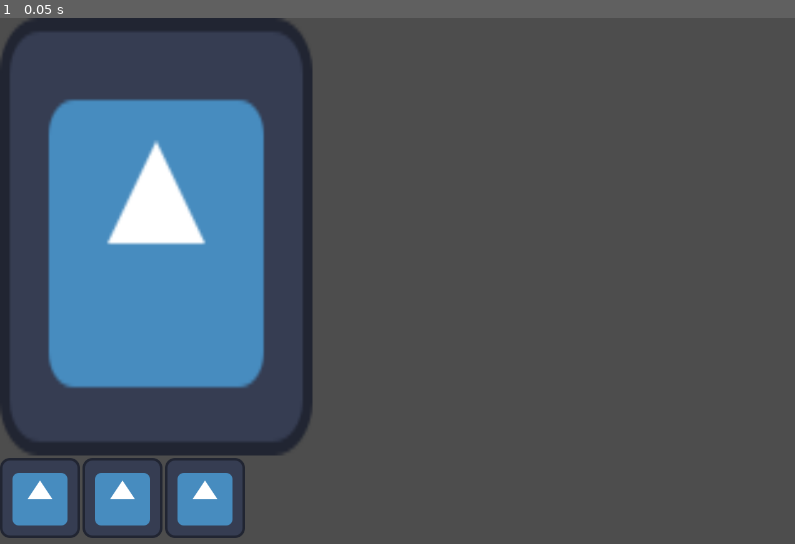
Above: before the commit, frame 1.
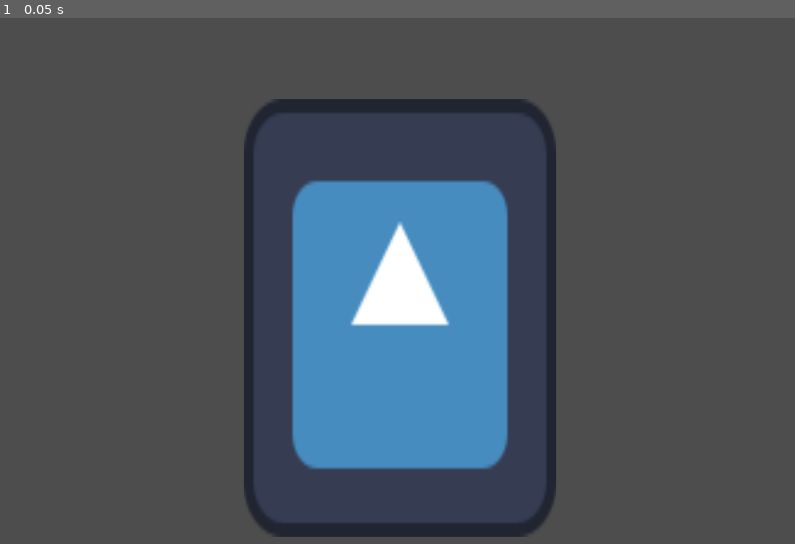
Above: after the commit, the same moment.

Repository: thecaptaincarrot/GMTK2026
Game: Godot game, scene res://scenes/huds/hud_note.tscn
Same seed, same stepped clock (60 frames per second), same inputs: the game is played once before the commit and once after it. This scene is started directly instead of the project's main scene. The engine's default icon, where the game draws it, is replaced by a stand-in: a white triangle on a blue panel in a dark square.
Inputs:
- Up to frame 1 (0.05 s): no input

The runs differ from the first frame. In frame 1, 39% of the frame differs, in the area x 0-70%, y 0-99%.
Error before the commit: Invalid access to property or key 'pages' on a base object of type 'Nil'. (res://scenes/huds/hud_note.gd:30)
Error after the commit: Out of bounds get index '0' (on base: 'Array[Texture2D]') (res://scenes/huds/hud_note.gd:35)

Commit message:
Better Note Rendering
The only data we need to send is a Texture2D array, there's no reason to  make a  whole class about it

Diff:
--- a/scenes/game_world/rooms/TestRoom.tscn
+++ b/scenes/game_world/rooms/TestRoom.tscn
@@ -5,9 +5,7 @@
 [ext_resource type="PackedScene" uid="uid://b1rw18yn7vlo7" path="res://scenes/game_world/player_position_option.tscn" id="2_rwkeo"]
 [ext_resource type="Texture2D" uid="uid://4dqq2375aaof" path="res://assets/notes/note_1.png" id="3_juoe2"]
 [ext_resource type="PackedScene" uid="uid://cb1p35lrk8d8r" path="res://scenes/common/zoom_in/zoom_in_area.tscn" id="3_kvspk"]
-[ext_resource type="Resource" uid="uid://bq8kfctnn5wsk" path="res://assets/notes/note_example.tres" id="4_vt68a"]
 [ext_resource type="Texture2D" uid="uid://dgg01svgynasy" path="res://assets/notes/note_2.png" id="5_jd215"]
-[ext_resource type="Resource" uid="uid://chu3hj175askp" path="res://assets/notes/note_example_2.tres" id="6_8ikys"]
 
 [sub_resource type="StandardMaterial3D" id="StandardMaterial3D_34ky4"]
 albedo_texture = ExtResource("3_juoe2")
@@ -36,12 +34,12 @@
 [node name="NoteExample" parent="Meshes/Floor/Wall/Wall2" unique_id=527123681 instance=ExtResource("2_hvllm")]
 transform = Transform3D(0.5, 0, 1.6940659e-21, 0, 1, -1.7538934e-22, 0, -2.5055613e-22, 0.7, 1.3820883, 0.22164655, -1.1920929e-07)
 surface_material_override/0 = SubResource("StandardMaterial3D_34ky4")
-note_data = ExtResource("4_vt68a")
+note_pages = Array[Texture2D]([ExtResource("3_juoe2")])
 
 [node name="NoteObject" parent="Meshes/Floor/Wall/Wall2" unique_id=1908685886 instance=ExtResource("2_hvllm")]
 transform = Transform3D(0.5, 0, 1.2705494e-21, 0, 1, -1.7538933e-22, 0, -2.5055613e-22, 0.7, 4.656613e-09, 0.11870813, 0)
 surface_material_override/0 = SubResource("StandardMaterial3D_5vbd4")
-note_data = ExtResource("6_8ikys")
+note_pages = Array[Texture2D]([ExtResource("3_juoe2"), ExtResource("5_jd215")])
 
 [node name="Ceiling" type="CSGBox3D" parent="Meshes/Floor/Wall/Wall2" unique_id=174742736]
 transform = Transform3D(1, 0, 0, 0, -4.371138e-08, 1, 0, -1, -4.371138e-08, 0, 2.5817745, 1.9607041)
--- a/scenes/huds/hud_note.gd
+++ b/scenes/huds/hud_note.gd
@@ -2,24 +2,29 @@
 
 class_name HudNote
 
+@onready var note_display = $NoteControl/NoteDisplay
 
-var _note: NoteData
+@onready var previous_button = $NoteControl/NoteDisplay/NotePrevious
+@onready var next_button = $NoteControl/NoteDisplay/NoteNext
+
+var _note_pages: Array[Texture2D]
 var _current_page: int = 0
 
 func _ready() -> void:
-	_note = Globals.get_active_note()
+	_note_pages = Globals.get_active_note()
 	_current_page = 0
 	render_current_page()
 
 
 func _on_note_next_pressed() -> void:
-	_current_page = min(_note.pages.size() - 1, _current_page + 1)
+	_current_page = min(_note_pages.size() - 1, _current_page + 1)
 	render_current_page()
 
 
 func _on_note_exit_pressed() -> void:
 	# Todo sometimes the previous hud might be a zoomed in HUD instead of an explore HUD?
 	# Need to account for that
+	Input.set_custom_mouse_cursor(Globals.cursor_default_arrow)
 	Globals.hud_controller.set_hud(HudController.HudState.EXPLORE)
 
 func _on_note_previous_pressed() -> void:
@@ -27,4 +32,35 @@
 	render_current_page()
 
 func render_current_page():
-	print("page %s" % _note.pages[_current_page])
+	note_display.texture = _note_pages[_current_page]
+	if _current_page == 0:
+		previous_button.disabled = true
+		previous_button.mouse_filter = Control.MOUSE_FILTER_IGNORE
+	else:
+		previous_button.disabled = false
+		previous_button.mouse_filter = Control.MOUSE_FILTER_STOP
+
+	if _current_page == _note_pages.size() - 1:
+		next_button.disabled = true
+		next_button.mouse_filter = Control.MOUSE_FILTER_IGNORE
+	else:
+		next_button.disabled = false
+		next_button.mouse_filter = Control.MOUSE_FILTER_STOP
+
+
+func _on_note_display_mouse_entered():
+	Input.set_custom_mouse_cursor(Globals.cursor_default_arrow)
+
+
+func _on_note_next_mouse_entered():
+	if next_button.disabled == false:
+		Input.set_custom_mouse_cursor(Globals.cursor_right_arrow)
+
+
+func _on_note_previous_mouse_entered():
+	if previous_button.disabled == false:
+		Input.set_custom_mouse_cursor(Globals.cursor_left_arrow)
+
+
+func _on_note_exit_mouse_entered():
+	Input.set_custom_mouse_cursor(Globals.cursor_backwards_arrow)
--- a/scenes/huds/hud_note.tscn
+++ b/scenes/huds/hud_note.tscn
@@ -14,35 +14,58 @@
 grow_horizontal = 2
 grow_vertical = 2
 mouse_filter = 2
+metadata/_edit_lock_ = true
 
-[node name="VBoxContainer" type="VBoxContainer" parent="NoteControl" unique_id=1783538913]
-layout_mode = 0
-offset_right = 40.0
-offset_bottom = 40.0
+[node name="NoteExit" type="TextureButton" parent="NoteControl" unique_id=859817210]
+layout_mode = 1
+anchors_preset = 15
+anchor_right = 1.0
+anchor_bottom = 1.0
+grow_horizontal = 2
+grow_vertical = 2
+stretch_mode = 3
 
-[node name="TextureRect" type="TextureRect" parent="NoteControl/VBoxContainer" unique_id=185286771]
-custom_minimum_size = Vector2(500, 700)
-layout_mode = 2
+[node name="NoteDisplay" type="TextureRect" parent="NoteControl" unique_id=185286771]
+layout_mode = 1
+anchors_preset = 8
+anchor_left = 0.5
+anchor_top = 0.5
+anchor_right = 0.5
+anchor_bottom = 0.5
+offset_left = -250.0
+offset_top = -350.0
+offset_right = 250.0
+offset_bottom = 350.0
+grow_horizontal = 2
+grow_vertical = 2
+mouse_filter = 0
 texture = ExtResource("2_070o3")
 
-[node name="HBoxContainer" type="HBoxContainer" parent="NoteControl/VBoxContainer" unique_id=1656155690]
-layout_mode = 2
-
-[node name="NotePrevious" type="TextureButton" parent="NoteControl/VBoxContainer/HBoxContainer" unique_id=1957279003]
-layout_mode = 2
-texture_normal = ExtResource("2_070o3")
+[node name="NoteNext" type="TextureButton" parent="NoteControl/NoteDisplay" unique_id=745021628]
+layout_mode = 1
+anchors_preset = 11
+anchor_left = 1.0
+anchor_right = 1.0
+anchor_bottom = 1.0
+offset_left = -50.0
+offset_right = 45.999634
+grow_horizontal = 0
+grow_vertical = 2
 stretch_mode = 3
 
-[node name="NoteExit" type="TextureButton" parent="NoteControl/VBoxContainer/HBoxContainer" unique_id=859817210]
-layout_mode = 2
-texture_normal = ExtResource("2_070o3")
+[node name="NotePrevious" type="TextureButton" parent="NoteControl/NoteDisplay" unique_id=1957279003]
+layout_mode = 1
+anchors_preset = 9
+anchor_bottom = 1.0
+offset_left = -65.0
+offset_right = 63.0
+grow_vertical = 2
 stretch_mode = 3
 
-[node name="NoteNext" type="TextureButton" parent="NoteControl/VBoxContainer/HBoxContainer" unique_id=745021628]
-layout_mode = 2
-texture_normal = ExtResource("2_070o3")
-stretch_mode = 3
-
-[connection signal="pressed" from="NoteControl/VBoxContainer/HBoxContainer/NotePrevious" to="." method="_on_note_previous_pressed"]
-[connection signal="pressed" from="NoteControl/VBoxContainer/HBoxContainer/NoteExit" to="." method="_on_note_exit_pressed"]
-[connection signal="pressed" from="NoteControl/VBoxContainer/HBoxContainer/NoteNext" to="." method="_on_note_next_pressed"]
+[connection signal="mouse_entered" from="NoteControl/NoteExit" to="." method="_on_note_exit_mouse_entered"]
+[connection signal="pressed" from="NoteControl/NoteExit" to="." method="_on_note_exit_pressed"]
+[connection signal="mouse_entered" from="NoteControl/NoteDisplay" to="." method="_on_note_display_mouse_entered"]
+[connection signal="mouse_entered" from="NoteControl/NoteDisplay/NoteNext" to="." method="_on_note_next_mouse_entered"]
+[connection signal="pressed" from="NoteControl/NoteDisplay/NoteNext" to="." method="_on_note_next_pressed"]
+[connection signal="mouse_entered" from="NoteControl/NoteDisplay/NotePrevious" to="." method="_on_note_previous_mouse_entered"]
+[connection signal="pressed" from="NoteControl/NoteDisplay/NotePrevious" to="." method="_on_note_previous_pressed"]
--- a/scenes/note_object.gd
+++ b/scenes/note_object.gd
@@ -1,7 +1,5 @@
 extends MeshInstance3D
-
-
-@export var note_data: NoteData
+@export var note_pages : Array[Texture2D]
 @export var collision_area: CollisionShape3D
 
 
@@ -13,5 +11,5 @@
 
 
 func handle_interaction() -> void:
-	Globals.set_active_note(note_data)
+	Globals.set_active_note(note_pages)
 	Globals.hud_controller.set_hud(HudController.HudState.READING_NOTE)
--- a/src/globals.gd
+++ b/src/globals.gd
@@ -1,12 +1,15 @@
 extends Node
 
 @onready var cursor_default_arrow = preload("res://assets/cursor_normal.png")
-@onready var cursor_up_arrow = preload("res://assets/cursor_interact.png")
+@onready var cursor_interact = preload("res://assets/cursor_interact.png")
+@onready var cursor_up_arrow = preload("res://assets/cursor_up.png")
+@onready var cursor_down_arrow = preload("res://assets/cursor_down.png")
+@onready var cursor_left_arrow = preload("res://assets/cursor_left.png")
+@onready var cursor_right_arrow = preload("res://assets/cursor_right.png")
 @onready var cursor_backwards_arrow = preload("res://assets/cursor_back.png")
 
 signal rotation_control_update
 signal zoom_change
-
 
 var message_bus: MessageBus = MessageBus.create()
 
@@ -18,7 +21,7 @@
 var _can_rotate = true
 
 var _last_position_node:PlayerPositionOption
-var _active_note: NoteData
+var _active_note_pages: Array[Texture2D]
 
 var _zoomed_in:bool = false
 
@@ -59,8 +62,8 @@
 	return _can_rotate
 
 # Notes
-func set_active_note(note: NoteData) -> void:
-	_active_note = note
+func set_active_note(note_pages: Array[Texture2D]) -> void:
+	_active_note_pages = note_pages
 
-func get_active_note() -> NoteData:
-	return _active_note
+func get_active_note() -> Array[Texture2D]:
+	return _active_note_pages
Binary file added: assets/cursor_down.png
Not shown, added: assets/cursor_down.png.import
Binary file added: assets/cursor_left.png
Not shown, added: assets/cursor_left.png.import
Binary file added: assets/cursor_right.png
Not shown, added: assets/cursor_right.png.import
